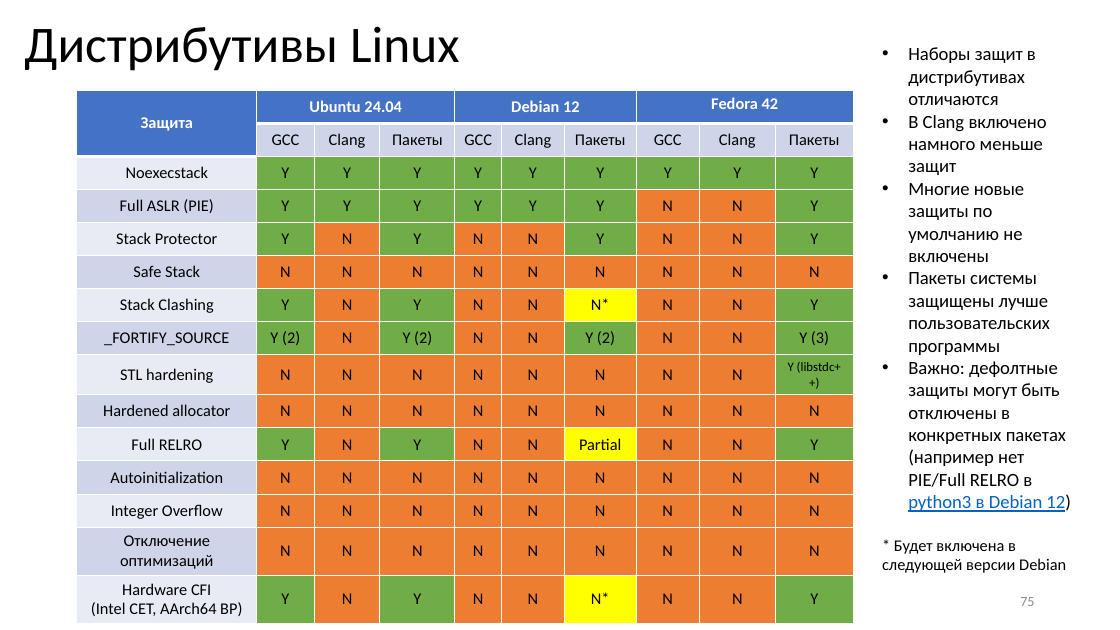
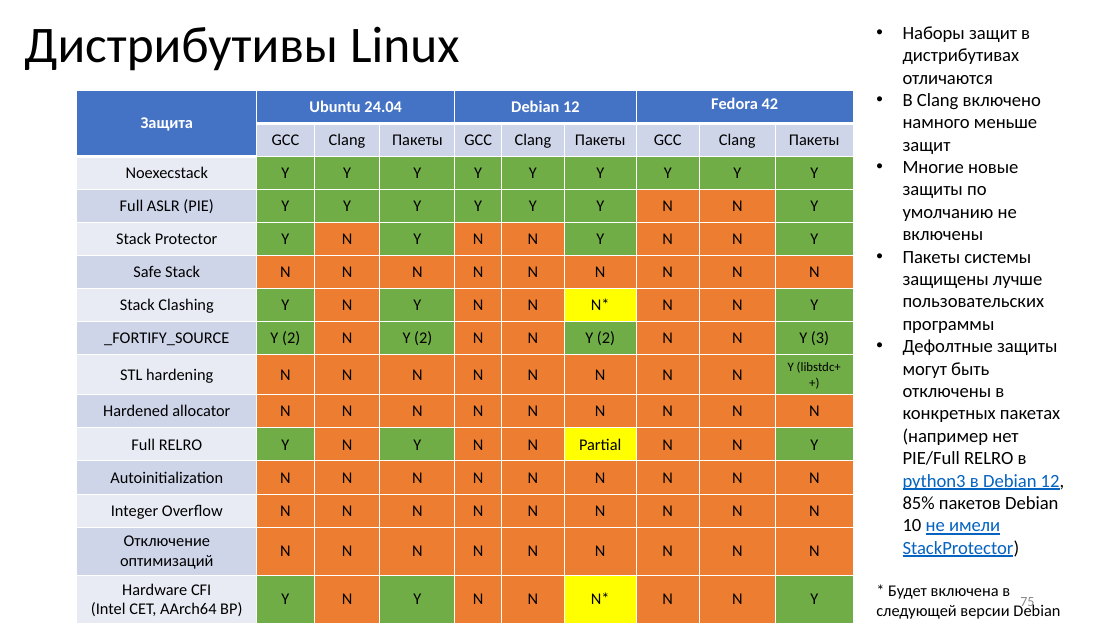
Before and after one commit to yugr/slides, a slide deck: slide 75 of CppZeroCost/2025/RU.pptx. Drawn at 1120x630 pixels with LibreOffice and Linux fonts; fonts in the diff are those of the drawing. Boxes give left, top, right and bottom in pixels: in the first picture for what was removed or moved away, otherwise in the second. Text is boxed around its words. In the diff, an @@ line names an element or a change of style, - is before the commit and + after.

```diff
--- a/CppZeroCost/2025/RU.pptx
+++ b/CppZeroCost/2025/RU.pptx
@@ text "Наборы защит в дистрибутивах отличаются": place and size @@
-text "Наборы защит в дистрибутивах отличаются" at [882, 47, 1071, 573]
+text "Наборы защит в дистрибутивах отличаются" at [876, 26, 1065, 619]
@@ text at [903, 339, 1065, 557]: text changed @@
-• Важно: дефолтные защиты могут быть отключены в конкретных пакетах (например нет PIE/Full RELRO в python3 в Debian 12)
+• Дефолтные защиты могут быть отключены в конкретных пакетах (например нет PIE/Full RELRO в python3 в Debian 12, 85% пакетов Debian 10 не имели StackProtector)
```
Also in this commit, not shown: 11 other slides changed, 5 other files.
